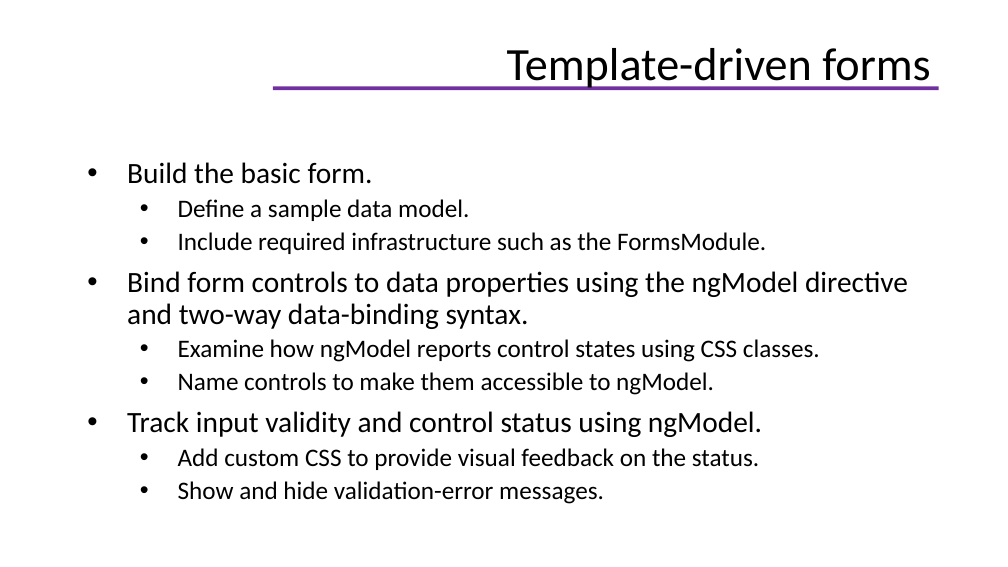
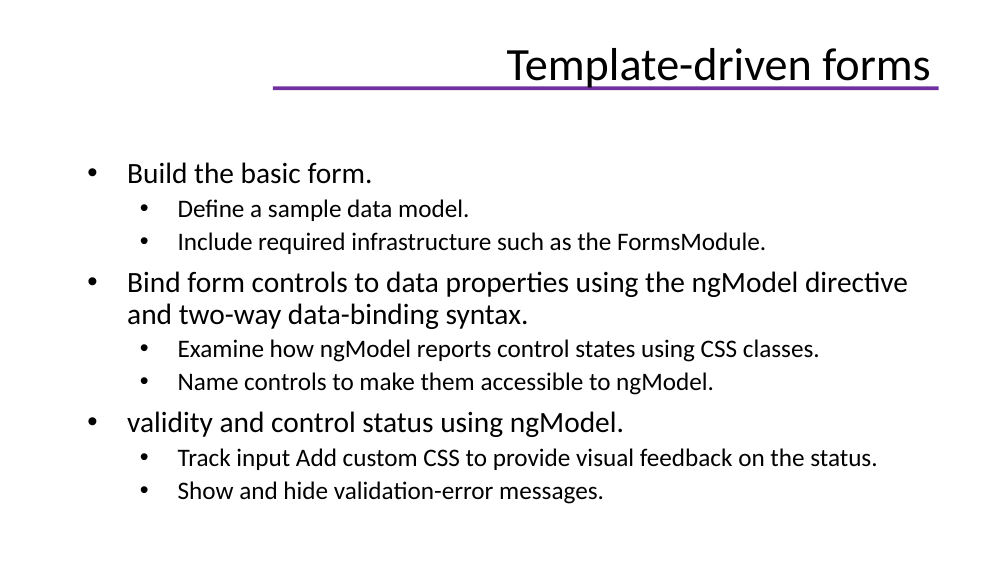
Before and after one commit to helenhash/angular-training, a slide deck: slide 73 of docs/Angular Training.pptx. Drawn at 1008x567 pixels with LibreOffice and Linux fonts; fonts in the diff are those of the drawing; background and template pictures are left out. Boxes give left, top, right and bottom in pixels: in the first picture for what was removed or moved away, otherwise in the second. Text is boxed around its words. In the diff, an @@ line names an element or a change of style, - is before the commit and + after.

```diff
--- a/docs/Angular Training.pptx
+++ b/docs/Angular Training.pptx
@@ text at <box>127,411,877,470</box>: text changed; size 21 to 18 pt @@
-• Track input validity and control status using ngModel.
-  • Add custom CSS to provide visual feedback on the status.
+• validity and control status using ngModel.
+  • Track input Add custom CSS to provide visual feedback on the status.
```
Also in this commit, not shown: 7 other slides changed, 1 slide added, 1 slide removed.
